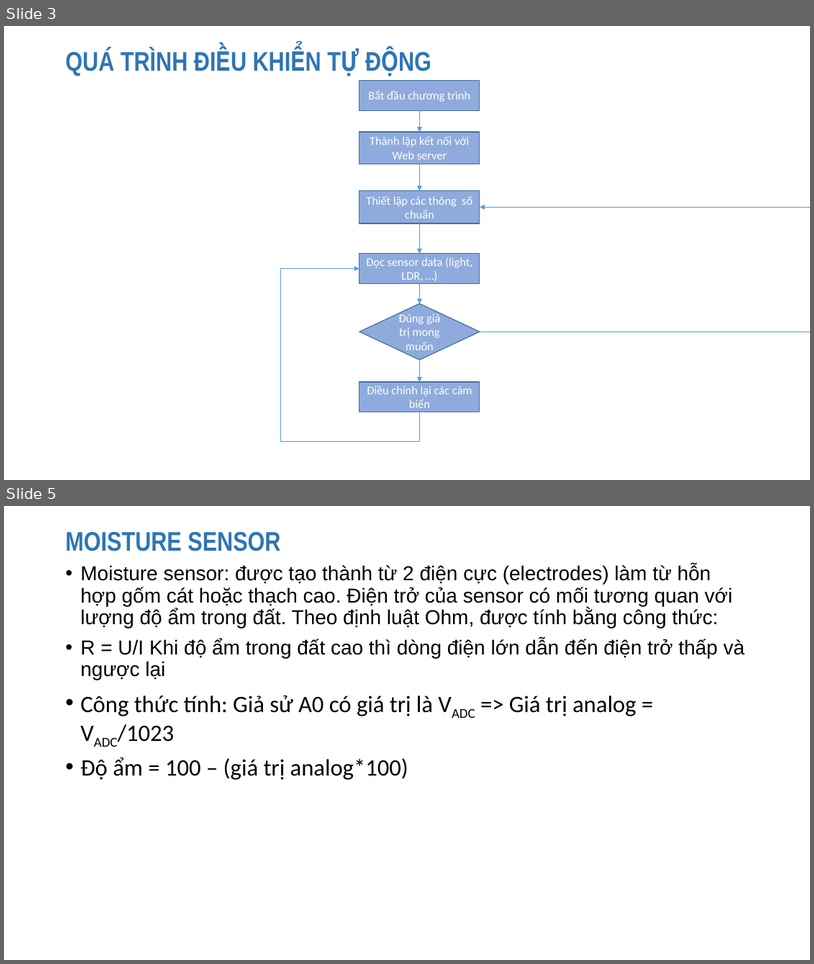
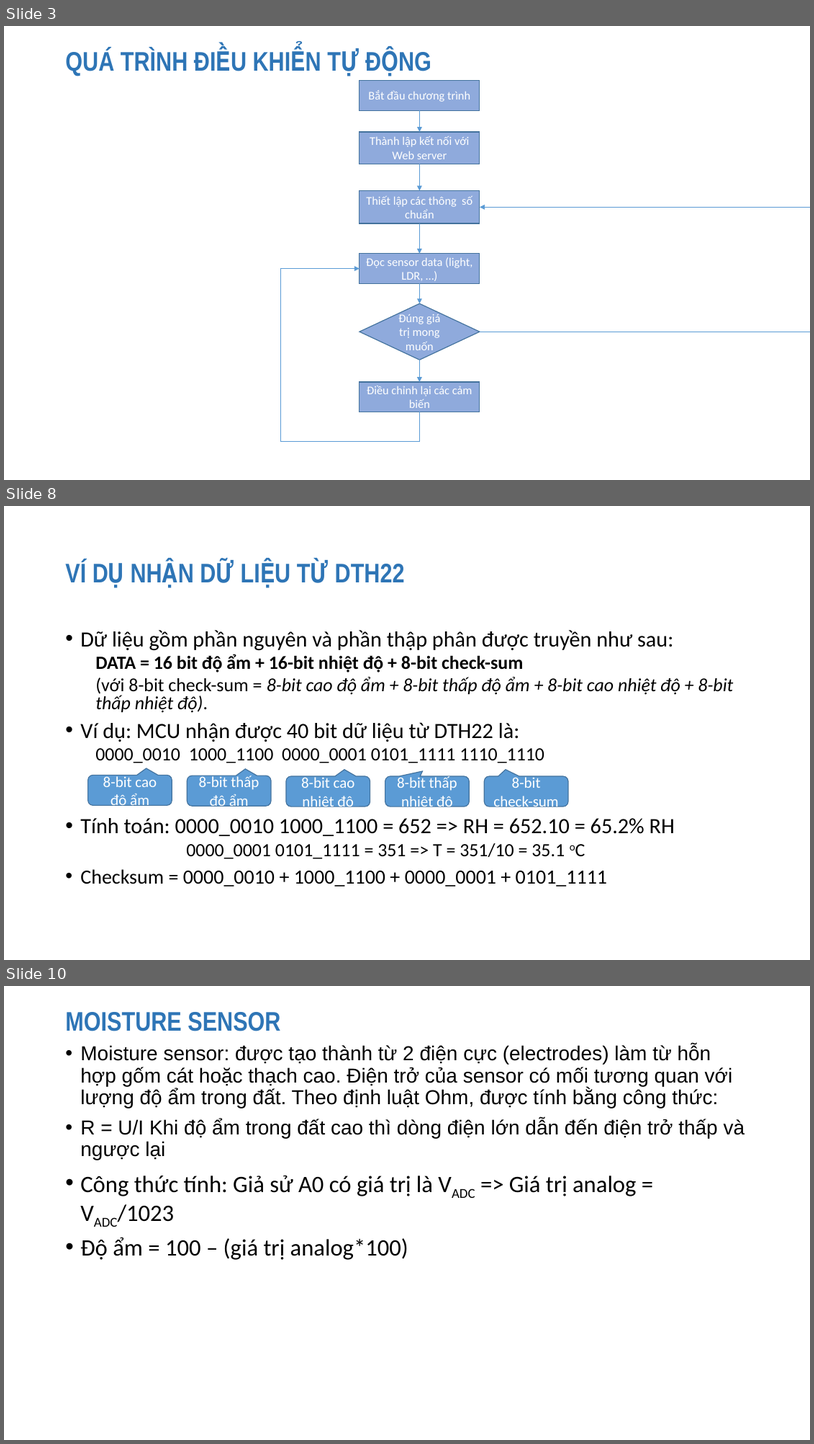
Before and after one commit to tearpolaris/Thesis, a slide deck: Slide/Connetc_IOT.pptx. Shown one above the other, each under a label of ours: slides 3 and 5 before the commit, slides 3, 8 and 10 after it; the slides between them are not shown. The pictures are 814x964 and 814x1444 pixels, drawn with LibreOffice and Linux fonts; fonts in the diff are those of the drawing. Boxes give left, top, right and bottom in pixels: in the first picture for what was removed or moved away, otherwise in the second. Text is boxed around its words. In the diff, an @@ line names an element or a change of style, - is before the commit and + after.

```diff
--- a/Slide/Connetc_IOT.pptx
+++ b/Slide/Connetc_IOT.pptx
@@ slide 8 added at (4,506,810,960), background #FFFFFF @@
@@ title added at (65,561,405,582), 32 pt, text #2E75B6, bold @@
+VÍ DỤ NHẬN DỮ LIỆU TỪ DTH22
@@ text added at (80,630,733,886), 22.2 pt, text #000000 @@
+• Dữ liệu gồm phần nguyên và phần thập phân được truyền như sau:
+  DATA = 16 bit độ ẩm + 16-bit nhiệt độ + 8-bit check-sum
+  (với 8-bit check-sum = 8-bit cao độ ẩm + 8-bit thấp độ ẩm + 8-bit cao nhiệt độ + 8-bit thấp nhiệt độ).
+• Ví dụ: MCU nhận được 40 bit dữ liệu từ DTH22 là:
+  0000_0010 1000_1100 0000_0001 0101_1111 1110_1110
+• Tính toán: 0000_0010 1000_1100 = 652 => RH = 652.10 = 65.2% RH
+        0000_0001 0101_1111 = 351 => T = 351/10 = 35.1 oC
+• Checksum = 0000_0010 + 1000_1100 + 0000_0001 + 0101_1111
@@ rounded speech box added at (88,775,172,805), fill #5B9BD5, outline #43739E 1 pt, 18 pt, text #FFFFFF @@
+8-bit cao độ ẩm
@@ rounded speech box added at (188,775,271,806), fill #5B9BD5, outline #43739E 1 pt, 18 pt, text #FFFFFF @@
+8-bit thấp độ ẩm
@@ rounded speech box added at (286,776,370,806), fill #5B9BD5, outline #43739E 1 pt, 18 pt, text #FFFFFF @@
+8-bit cao nhiệt độ
@@ rounded speech box added at (386,776,470,806), fill #5B9BD5, outline #43739E 1 pt, 18 pt, text #FFFFFF @@
+8-bit thấp nhiệt độ
@@ rounded speech box added at (484,776,568,806), fill #5B9BD5, outline #43739E 1 pt, 18 pt, text #FFFFFF @@
+8-bit check-sum
@@ what was slide 5 is now slide 10 @@
```
Also in this commit, not shown: 2 slides changed, 4 other slides added, 1 other file.
